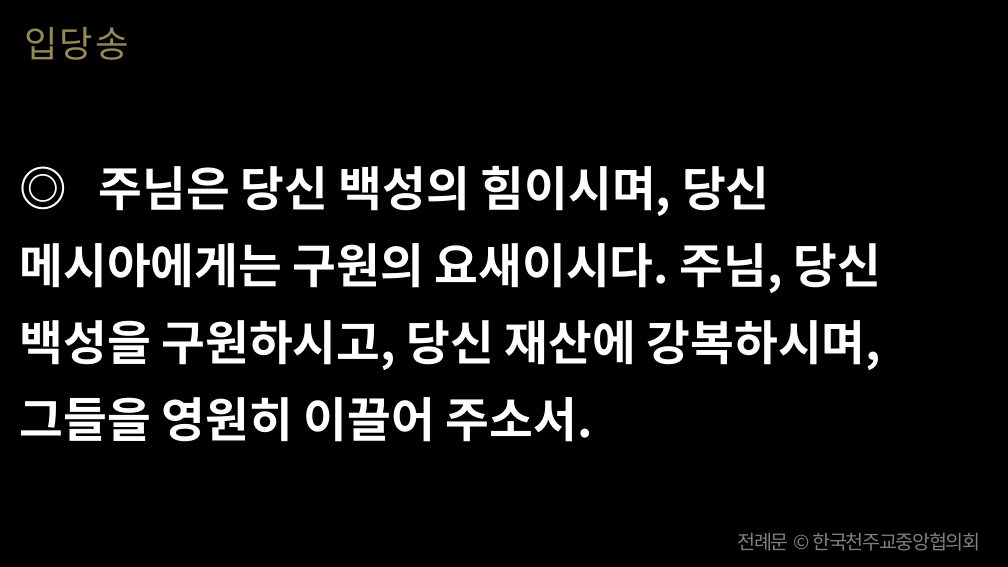
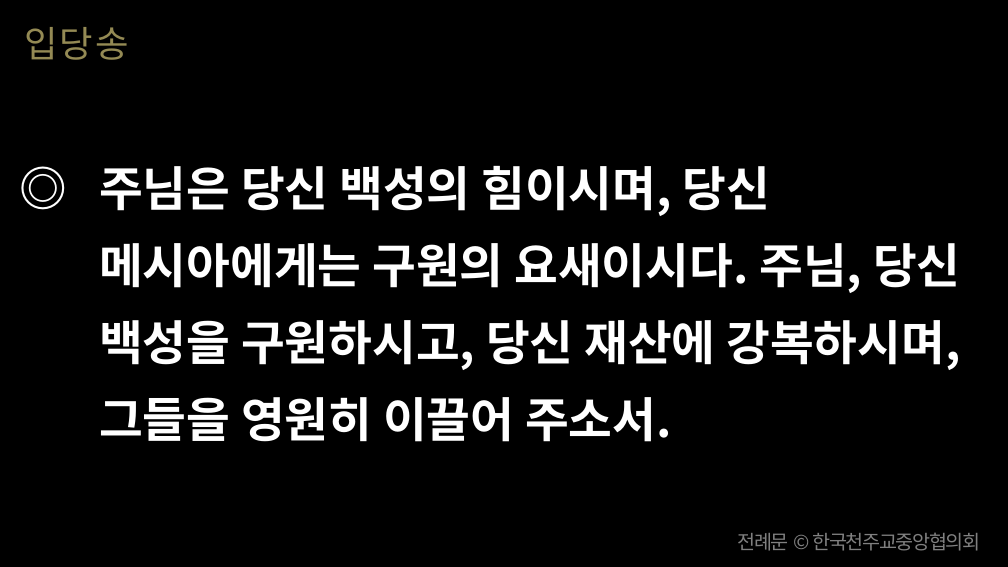
Before and after one commit to scottpark/missa_ppt, a slide deck: slide 18 of 20260621/20260621_연중 제12주일.pptx. Drawn at 1008x567 pixels with LibreOffice and Linux fonts; fonts in the diff are those of the drawing. Boxes give left, top, right and bottom in pixels: in the first picture for what was removed or moved away, otherwise in the second. Text is boxed around its words. In the diff, an @@ line names an element or a change of style, - is before the commit and + after.

```diff
--- a/20260621/20260621_연중 제12주일.pptx
+++ b/20260621/20260621_연중 제12주일.pptx
@@ text "◎ 주님은 당신 백성의 힘이시며, ..." at [99, 166, 961, 442]: indent changed @@
```
Also in this commit, not shown: 26 other slides changed, 1 slide removed, 12 other files.
